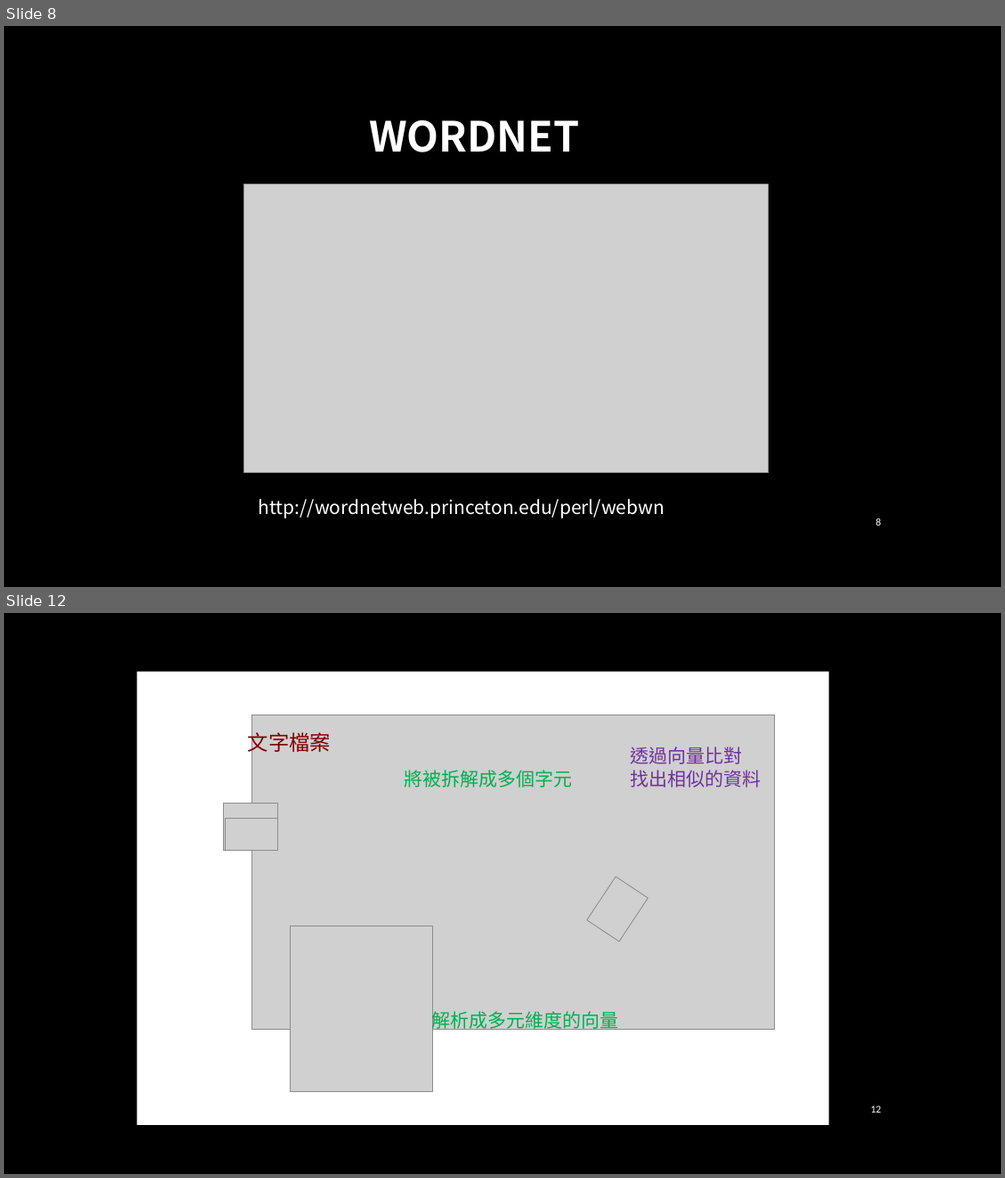
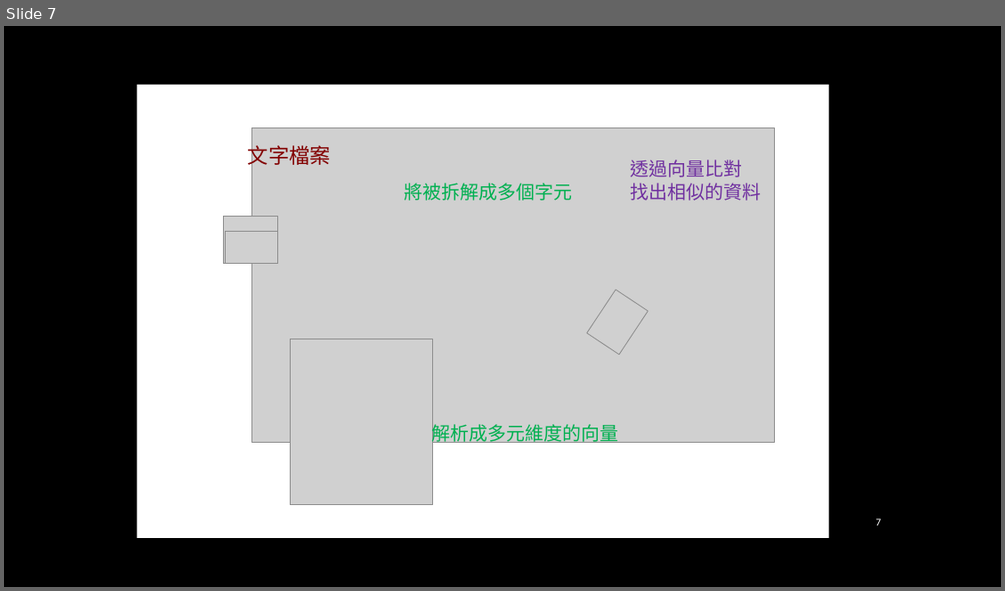
Before and after one commit to jiaweichang/biography, a slide deck: slides/Talks/Foundation of Natural Language Understanding.pptx. Shown one above the other, each under a label of ours: slides 8 and 12 before the commit, slide 7 after it; the slides between them are not shown. The pictures are 1005x1178 and 1005x591 pixels, drawn with LibreOffice and Linux fonts; fonts in the diff are those of the drawing; grey boxes stand for pictures; background and template pictures are left out. Boxes give left, top, right and bottom in pixels: in the first picture for what was removed or moved away, otherwise in the second. Text is boxed around its words. In the diff, an @@ line names an element or a change of style, - is before the commit and + after.

```diff
--- a/slides/Talks/Foundation of Natural Language Understanding.pptx
+++ b/slides/Talks/Foundation of Natural Language Understanding.pptx
@@ slide 8 removed at (4, 26, 1001, 587), background picture (left out) @@
@@ title removed at (369, 120, 579, 152) @@
-WORDNET
@@ picture removed at (244, 184, 769, 473) @@
@@ text removed at (259, 499, 664, 518) @@
-http://wordnetweb.princeton.edu/perl/webwn
@@ page number removed at (875, 518, 881, 525) @@
-8
@@ what was slide 12 is now slide 7 @@
@@ page number at (875, 518, 881, 525): text changed @@
-12
+7
```
Also in this commit, not shown: 1 slide changed, 6 slides added, 8 other slides removed, 2 other files.
